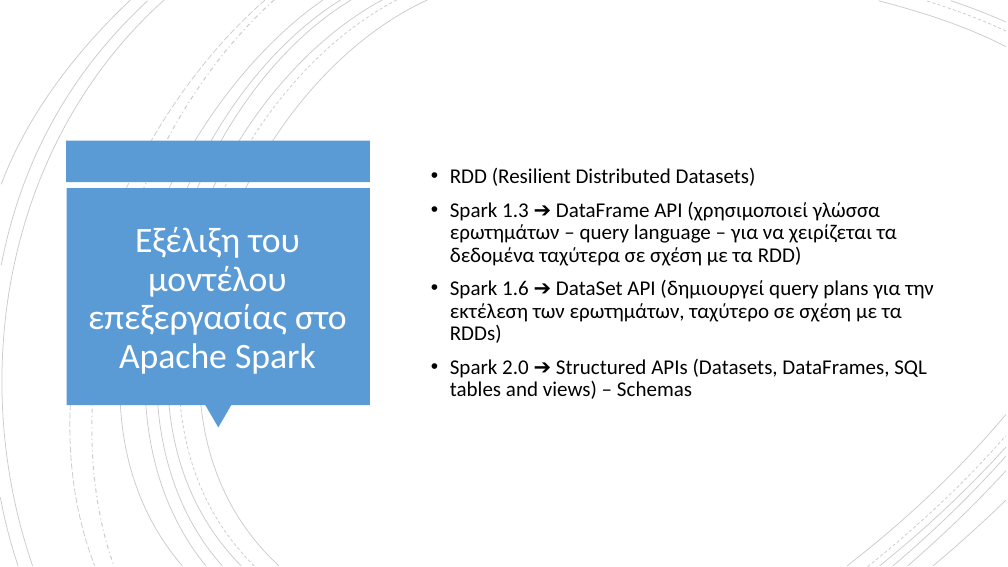
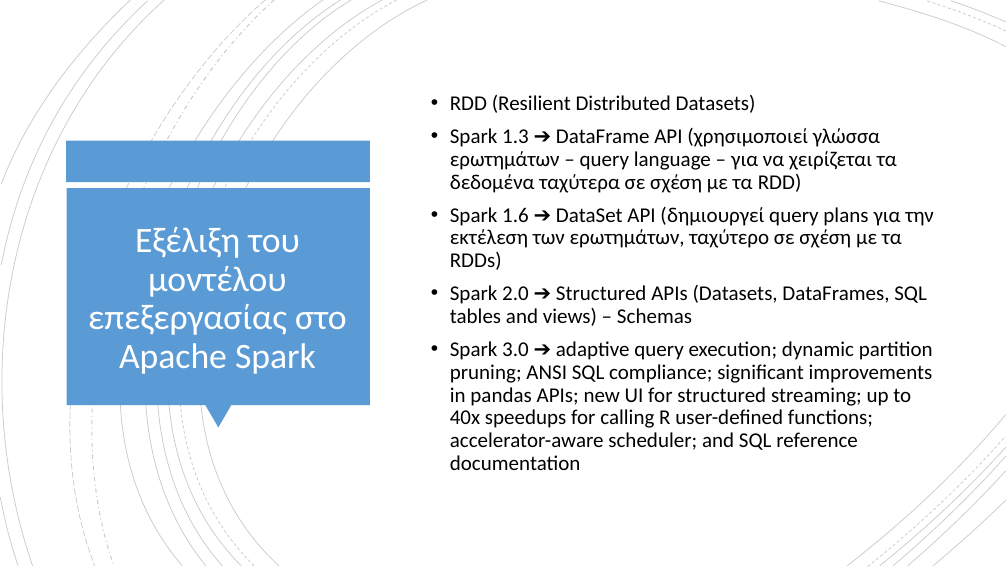
Before and after one commit to chgogos/big_data, a slide deck: slide 18 of 04. Apache Spark.pptx. Drawn at 1008x567 pixels with LibreOffice and Linux fonts; fonts in the diff are those of the drawing. Boxes give left, top, right and bottom in pixels: in the first picture for what was removed or moved away, otherwise in the second. Text is boxed around its words. In the diff, an @@ line names an element or a change of style, - is before the commit and + after.

```diff
--- a/04. Apache Spark.pptx
+++ b/04. Apache Spark.pptx
@@ text at (450, 341, 933, 470): paragraph added @@
+• Spark 3.0 ➔ adaptive query execution; dynamic partition pruning; ANSI SQL compliance; significant improvements in pandas APIs; new UI for structured streaming; up to 40x speedups for calling R user-defined functions; accelerator-aware scheduler; and SQL reference documentation
```
Also in this commit, not shown: 5 other slides changed, 7 other files.
